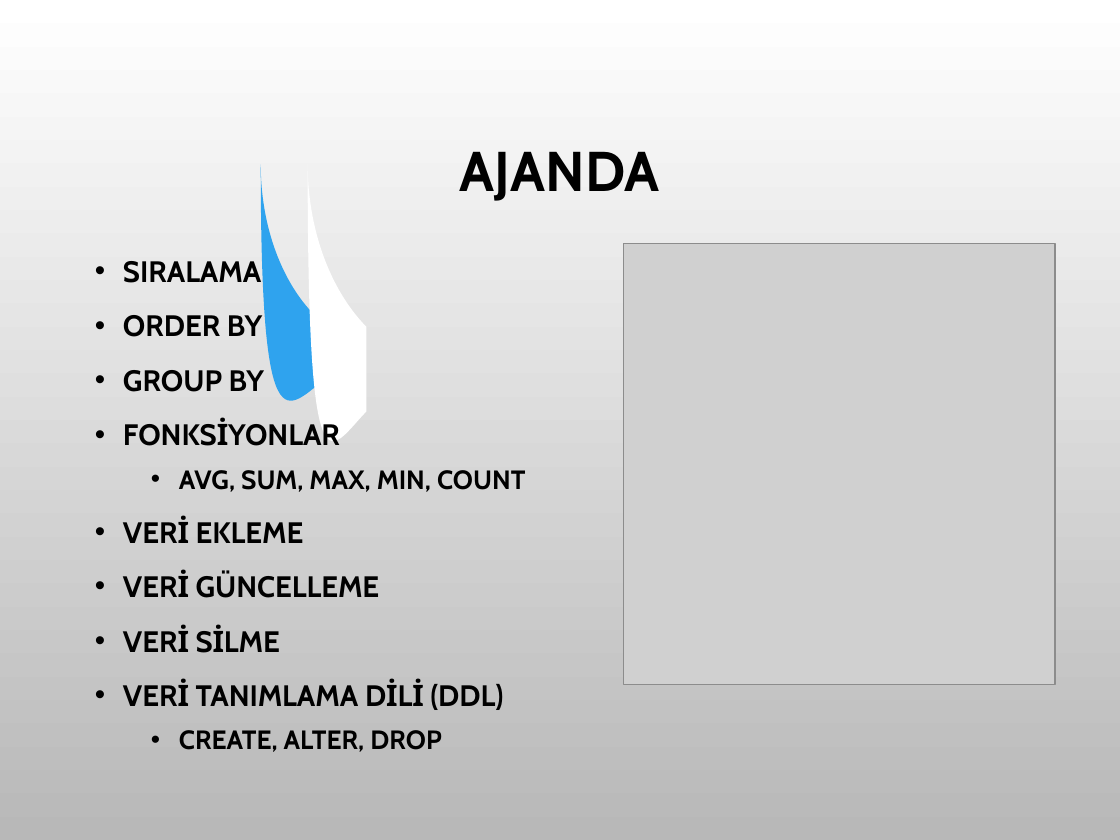
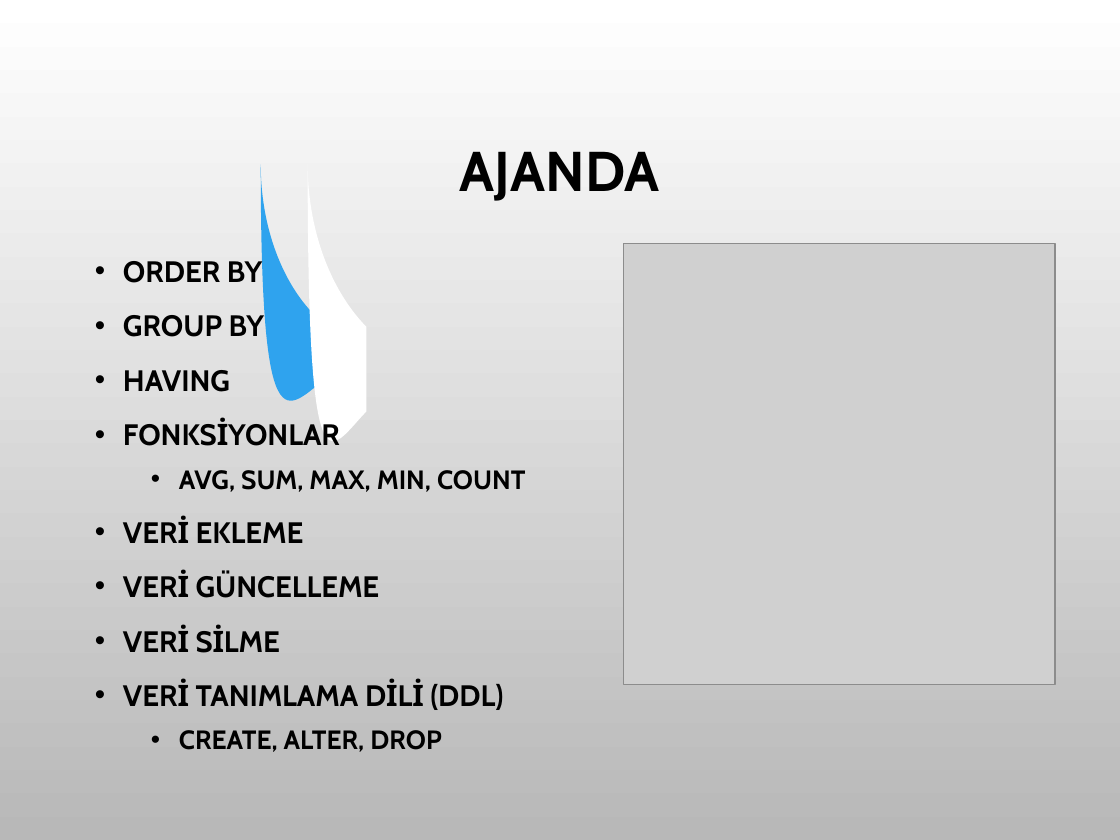
Before and after one commit to SevdanurGENC/PostgreSqlOrnekler, a slide deck: slide 2 of Veri Tabanı ve Yönetimi/6. Bolum - Veri Tabani ve Yonetimi.ppt. Drawn at 1120x840 pixels with LibreOffice and Linux fonts; fonts in the diff are those of the drawing; grey boxes stand for pictures; background and template pictures are left out. Boxes give left, top, right and bottom in pixels: in the first picture for what was removed or moved away, otherwise in the second. Text is boxed around its words. In the diff, an @@ line names an element or a change of style, - is before the commit and + after.

```diff
--- a/Veri Tabanı ve Yönetimi/6. Bolum - Veri Tabani ve Yonetimi.ppt
+++ b/Veri Tabanı ve Yönetimi/6. Bolum - Veri Tabani ve Yonetimi.ppt
@@ text at (x1=123, y1=261, x2=261, y2=283): paragraph removed @@
-• SIRALAMA
@@ text at (x1=123, y1=370, x2=230, y2=392): paragraph added @@
+• HAVING
```
Also in this commit, not shown: 10 other slides changed, 4 slides added, 2 slides removed.
